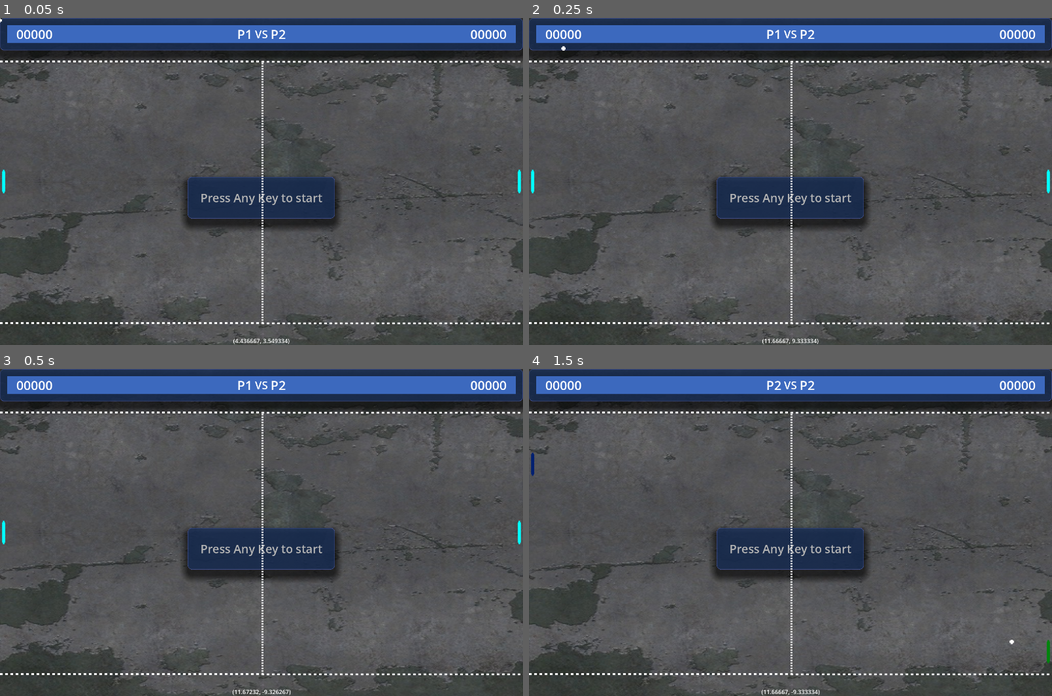
Above: before the commit, frames 1-4 (two rows, left to right).
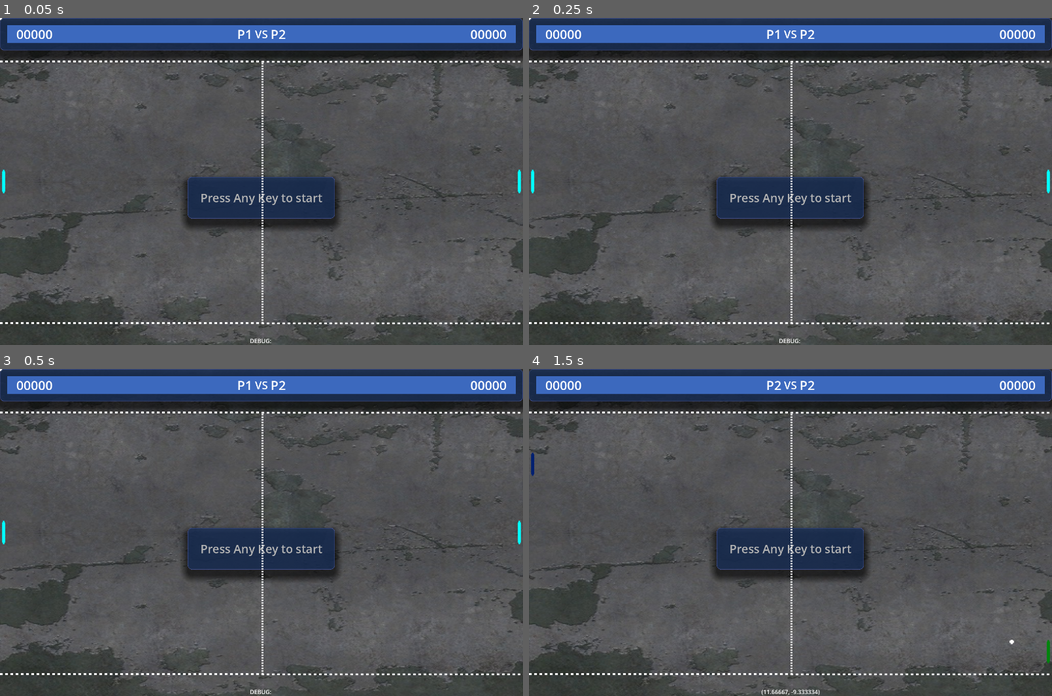
Above: after the commit, the same moments.

Repository: Fox-Alpha/Pong_Godot_4_Multiplayer
Game: Godot game, scene res://scenes/game/Pong_40.tscn
Same seed, same stepped clock (60 frames per second), same inputs: the game is played once before the commit and once after it. This scene is started directly instead of the project's main scene.
Inputs (mouse positions are in pixels of both pictures, inside the frame that each line leads up to):
- Up to frame 1 (0.05 s): no input
- Up to frame 2 (0.25 s): no input
- Up to frame 3 (0.5 s): no input
- Up to frame 4 (1.5 s): tap Enter at 0.5, 1.25 s; move the mouse to (905, 516) at 0.52 s; hold W (p1_up) 0.53-1.28 s; hold Down (p2_down) 0.53-1.28 s; click (905, 516) at 0.67 s; move the mouse to (685, 548) at 1.27 s; hold S (p1_down) from 1.28 s (still down); tap Up (p2_up) at 1.35 s

The runs differ from the first frame. In frame 1, 0.1% of the frame differs, in the area x 0-56%, y 0-100%; in frame 2, 0.1%; in frame 3, 0.1%; in frame 4, nothing differs.

Commit message:
Ren: Naming the Ball

Diff:
--- a/scenes/game/playground/ball/ball_body.gd
+++ b/scenes/game/playground/ball/ball.gd
@@ -19,6 +19,8 @@
 
 
 func _physics_process(delta):
+	if(!Game.hasGamestartet):
+		return
 	_speed = clampf(_speed * 1.1, SPEED, 700.0)
 	ballspeed =  velocity * delta * _speed
 	ballspeed = ballspeed.clamp(Vector2(-15, -15), Vector2(15, 15))
--- a/scenes/game/playground/ball/ball_body.tscn
+++ b/scenes/game/playground/ball/ball.tscn
@@ -1,15 +1,15 @@
 [gd_scene load_steps=4 format=3 uid="uid://bxoq0ug0n5lgs"]
 
-[ext_resource type="Script" uid="uid://bg5cgryvky1tf" path="res://assets/ball/ball_body.gd" id="1_7cdgs"]
-[ext_resource type="Texture2D" uid="uid://b7dn5vx2kq541" path="res://assets/ball/ball.png" id="2_mq5ia"]
+[ext_resource type="Script" uid="uid://bg5cgryvky1tf" path="res://scenes/game/playground/ball/ball.gd" id="1_14hvx"]
+[ext_resource type="Texture2D" uid="uid://b7dn5vx2kq541" path="res://scenes/game/playground/ball/ball.png" id="2_mq5ia"]
 
 [sub_resource type="CircleShape2D" id="CircleShape2D_r41i7"]
 radius = 6.0
 
-[node name="BallBody" type="CharacterBody2D"]
+[node name="Ball" type="CharacterBody2D"]
 physics_interpolation_mode = 1
 motion_mode = 1
-script = ExtResource("1_7cdgs")
+script = ExtResource("1_14hvx")
 
 [node name="Ball" type="Sprite2D" parent="."]
 scale = Vector2(1.5, 1.5)
Renamed: scenes/game/playground/ball/ball_body.gd.uid -> scenes/game/playground/ball/ball.gd.uid
